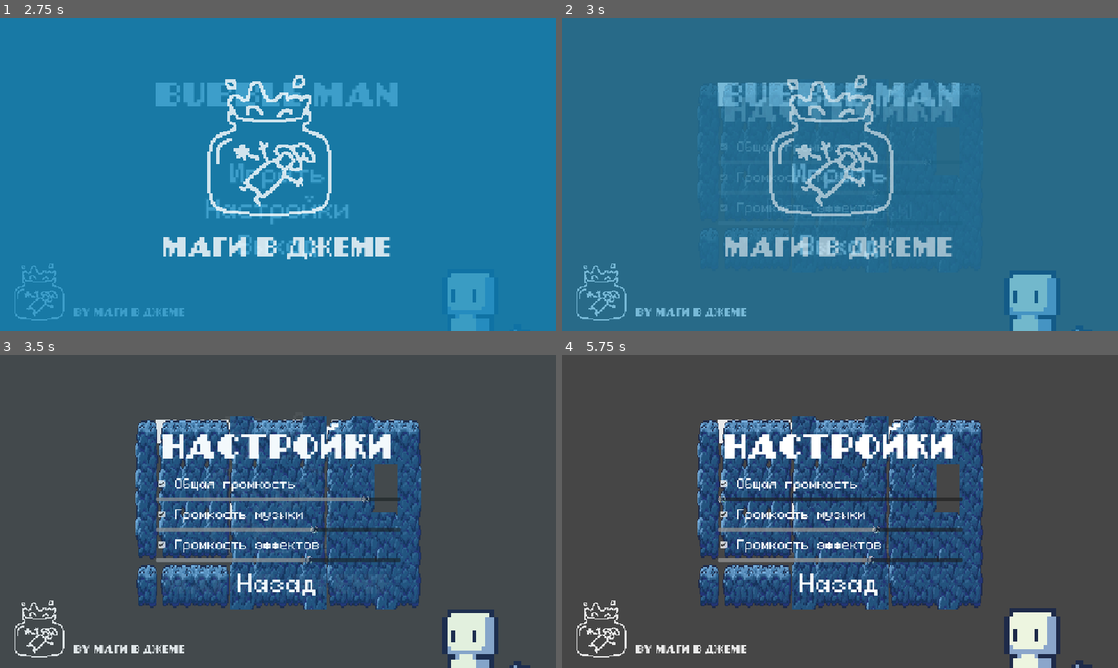
Above: before the commit, frames 1-4 (two rows, left to right).
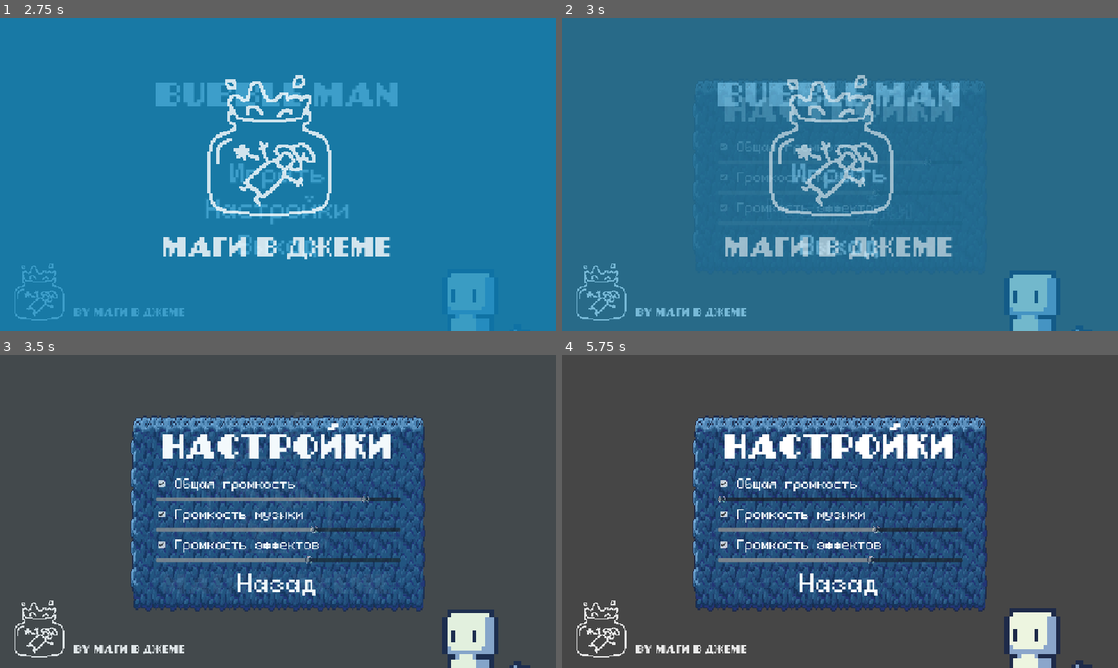
Above: after the commit, the same moments.

Repository: DigitalHelium/bubble
Game: Godot game, scene res://menu/menu.tscn
The game is run twice, just before and just after one commit, with the same random seed, the same clock (stepped at 60 frames per second) and the same inputs.
Inputs:
- Up to frame 1 (2.75 s): click "Играть" at 0.5 s; click "Играть" at 1.25 s; click "Меню" at 2 s
- Up to frame 2 (3 s): click "Настройки" at 2.75 s
- Up to frame 3 (3.5 s): no input
- Up to frame 4 (5.75 s): click "Назад" at 3.5 s; click "Общая громкость" at 4.25 s; click "Настройки" at 5 s

Frame 1 is identical in both runs. In frame 2, less than 0.1% of the frame differs, in the area x 28-61%, y 20-53%; in frame 3, 13%; in frame 4, 15%, in the area x 23-77%, y 19-82%.

Commit message:
fix damage and sound

Diff:
--- a/gems/gems/gem/gem.gd
+++ b/gems/gems/gem/gem.gd
@@ -1,3 +1,3 @@
 class_name Gem extends RigidBody2D
 
-var cost = 1
+@export var cost = 1
--- a/guns/blunderbuss/blunder_buss.tscn
+++ b/guns/blunderbuss/blunder_buss.tscn
@@ -1,7 +1,14 @@
-[gd_scene load_steps=3 format=3 uid="uid://n0w1l3hiiiik"]
+[gd_scene load_steps=4 format=3 uid="uid://n0w1l3hiiiik"]
 
 [ext_resource type="PackedScene" uid="uid://ddenutd72sxh0" path="res://guns/base/base_gun.tscn" id="1_osuug"]
 [ext_resource type="Script" uid="uid://c7uw510ovv40t" path="res://guns/blunderbuss/blunder_buss.gd" id="2_428is"]
+[ext_resource type="AudioStream" uid="uid://byu4m01xh4u1l" path="res://sound/пузырек пулемет.wav" id="3_osuug"]
 
 [node name="BlunderBuss" instance=ExtResource("1_osuug")]
 script = ExtResource("2_428is")
+
+[node name="AudioStreamPlayer" parent="GunSprite/GPUParticles2D" index="0"]
+stream = ExtResource("3_osuug")
+
+[node name="SoundRate" parent="GunSprite/GPUParticles2D/AudioStreamPlayer" index="0"]
+wait_time = 0.25
--- a/guns/gatling/gatling.gd
+++ b/guns/gatling/gatling.gd
@@ -2,7 +2,7 @@
 
 func _ready():
 	super._ready()
-	particle_damage = 30
+	particle_damage = 80
 	acceleration = 30
 	shot_rejection = 0.9
 	rejection_duration = 0.1
--- a/guns/gatling/gatling.tscn
+++ b/guns/gatling/gatling.tscn
@@ -1,8 +1,9 @@
-[gd_scene load_steps=4 format=3 uid="uid://dq1yk2l053fib"]
+[gd_scene load_steps=5 format=3 uid="uid://dq1yk2l053fib"]
 
 [ext_resource type="PackedScene" uid="uid://ddenutd72sxh0" path="res://guns/base/base_gun.tscn" id="1_vxb2v"]
 [ext_resource type="Script" uid="uid://dwi8dlmk3rw5" path="res://guns/gatling/gatling.gd" id="2_loyyg"]
 [ext_resource type="Texture2D" uid="uid://bh24qcwr6naf" path="res://texture/guns/gun E.png" id="3_loyyg"]
+[ext_resource type="AudioStream" uid="uid://byu4m01xh4u1l" path="res://sound/пузырек пулемет.wav" id="4_ys58v"]
 
 [node name="Gatling" instance=ExtResource("1_vxb2v")]
 script = ExtResource("2_loyyg")
@@ -10,3 +11,9 @@
 [node name="GunSprite" parent="." index="0"]
 position = Vector2(-6, 0)
 texture = ExtResource("3_loyyg")
+
+[node name="AudioStreamPlayer" parent="GunSprite/GPUParticles2D" index="0"]
+stream = ExtResource("4_ys58v")
+
+[node name="SoundRate" parent="GunSprite/GPUParticles2D/AudioStreamPlayer" index="0"]
+wait_time = 0.14
--- a/guns/pistol/pistol.gd
+++ b/guns/pistol/pistol.gd
@@ -2,7 +2,7 @@
 
 func _ready():
 	super._ready()
-	particle_damage = 15
+	particle_damage = 60
 	acceleration = 90
 	shot_rejection = 1.3
 	rejection_duration = 0.7
--- a/guns/pistol/pistol.tscn
+++ b/guns/pistol/pistol.tscn
@@ -1,10 +1,17 @@
-[gd_scene load_steps=3 format=3 uid="uid://vbtyxkku6l5r"]
+[gd_scene load_steps=4 format=3 uid="uid://vbtyxkku6l5r"]
 
 [ext_resource type="PackedScene" uid="uid://ddenutd72sxh0" path="res://guns/base/base_gun.tscn" id="1_x8b8f"]
 [ext_resource type="Script" uid="uid://ibykl0wbye1c" path="res://guns/pistol/pistol.gd" id="2_4vo22"]
+[ext_resource type="AudioStream" uid="uid://bls1gdxqco5cv" path="res://sound/пузырек пистолет.wav" id="3_wujpm"]
 
 [node name="Pistol" instance=ExtResource("1_x8b8f")]
 script = ExtResource("2_4vo22")
 
 [node name="GunSprite" parent="." index="0"]
 position = Vector2(-7, 0)
+
+[node name="AudioStreamPlayer" parent="GunSprite/GPUParticles2D" index="0"]
+stream = ExtResource("3_wujpm")
+
+[node name="SoundRate" parent="GunSprite/GPUParticles2D/AudioStreamPlayer" index="0"]
+wait_time = 0.001
--- a/guns/shotgun/shotgun.tscn
+++ b/guns/shotgun/shotgun.tscn
@@ -1,8 +1,9 @@
-[gd_scene load_steps=4 format=3 uid="uid://cbn4uhhu00p0c"]
+[gd_scene load_steps=5 format=3 uid="uid://cbn4uhhu00p0c"]
 
 [ext_resource type="PackedScene" uid="uid://ddenutd72sxh0" path="res://guns/base/base_gun.tscn" id="1_ra5om"]
 [ext_resource type="Script" uid="uid://c67rjn3jwqbol" path="res://guns/shotgun/shotgun.gd" id="2_2u46a"]
 [ext_resource type="Texture2D" uid="uid://bqx8487syyey" path="res://texture/guns/gun D.png" id="3_kyirx"]
+[ext_resource type="AudioStream" uid="uid://27xuyr655w06" path="res://sound/пузырек дробовик.wav" id="4_5uini"]
 
 [node name="Shotgun" instance=ExtResource("1_ra5om")]
 script = ExtResource("2_2u46a")
@@ -14,3 +15,6 @@
 [node name="GPUParticles2D" parent="GunSprite" index="0"]
 amount = 550
 lifetime = 1.0
+
+[node name="AudioStreamPlayer" parent="GunSprite/GPUParticles2D" index="0"]
+stream = ExtResource("4_5uini")
--- a/main_bubble.gd
+++ b/main_bubble.gd
@@ -30,7 +30,7 @@
 signal change_bubble_after_damage_signal
 
 func _ready() -> void:
-	change_weapon("pistol")
+	change_weapon("gatling")
 
 func change_weapon(weapon_name: String):
 	if weapon_name in gun_scenes:
--- a/menu/menu.tscn
+++ b/menu/menu.tscn
@@ -327,6 +327,7 @@
 }
 
 [node name="Music" type="AudioStreamPlayer" parent="."]
+process_mode = 3
 stream = ExtResource("11_043lm")
 volume_db = -15.0
 autoplay = true
--- a/setting/Control.tscn
+++ b/setting/Control.tscn
@@ -1,8 +1,8 @@
 [gd_scene load_steps=14 format=3 uid="uid://byhdaldj8daj8"]
 
 [ext_resource type="Script" uid="uid://bc8juisrlafsk" path="res://setting/control.gd" id="1_cd5mh"]
-[ext_resource type="Texture2D" uid="uid://cyeyy16cdeicr" path="res://texture/tilemaps/tilemap.png" id="2_00aq1"]
 [ext_resource type="FontFile" uid="uid://dusp0mrhag7n3" path="res://fonts/pixel-anchor-jack_0.ttf" id="2_obdfc"]
+[ext_resource type="Texture2D" uid="uid://w671dvgr658j" path="res://texture/background_menu/WALL (2).png" id="2_xk6hv"]
 [ext_resource type="FontFile" uid="uid://dye8dys757x60" path="res://fonts/PixeloidMono.ttf" id="3_00aq1"]
 [ext_resource type="Script" uid="uid://dmyolwwm07gyj" path="res://setting/v_box_container.gd" id="4_1xere"]
 [ext_resource type="AudioStream" uid="uid://cvswgyh81q3ji" path="res://sound/дзынь.mp3" id="5_xk6hv"]
@@ -96,13 +96,13 @@
 
 [node name="Background" type="TextureRect" parent="."]
 layout_mode = 2
-offset_left = -43.0
-offset_top = -15.0
-offset_right = 551.0
-offset_bottom = 385.0
-grow_horizontal = 2
-grow_vertical = 2
-texture = ExtResource("2_00aq1")
+offset_left = -52.0
+offset_top = -23.0
+offset_right = 560.0
+offset_bottom = 393.0
+grow_horizontal = 2
+grow_vertical = 2
+texture = ExtResource("2_xk6hv")
 expand_mode = 1
 
 [node name="MMB" type="Label" parent="."]
Not shown, added: sound/670039__seth_makes_sounds__chill-background-music.wav.import
Not shown, added: sound/выбор в меню или карточек еще один.wav.import
Not shown, added: sound/выбор в меню или карточек.wav.import
Not shown, changed: sound/дзынь.mp3.import
Not shown, added: sound/еще один пузырек для оружия.wav.import
Not shown, added: sound/звук выбора карточки.wav.import
Not shown, added: sound/звук получения урона врага.wav.import
Not shown, added: sound/звук получения урона персонажем.wav.import
Not shown, added: sound/кнопка назад.wav.import
Not shown, added: sound/открытие окна выбора карточек.wav.import
Not shown, added: sound/пузырек дробовик.wav.import
Not shown, added: sound/пузырек пистолет.wav.import
(and 18 more such lines)
